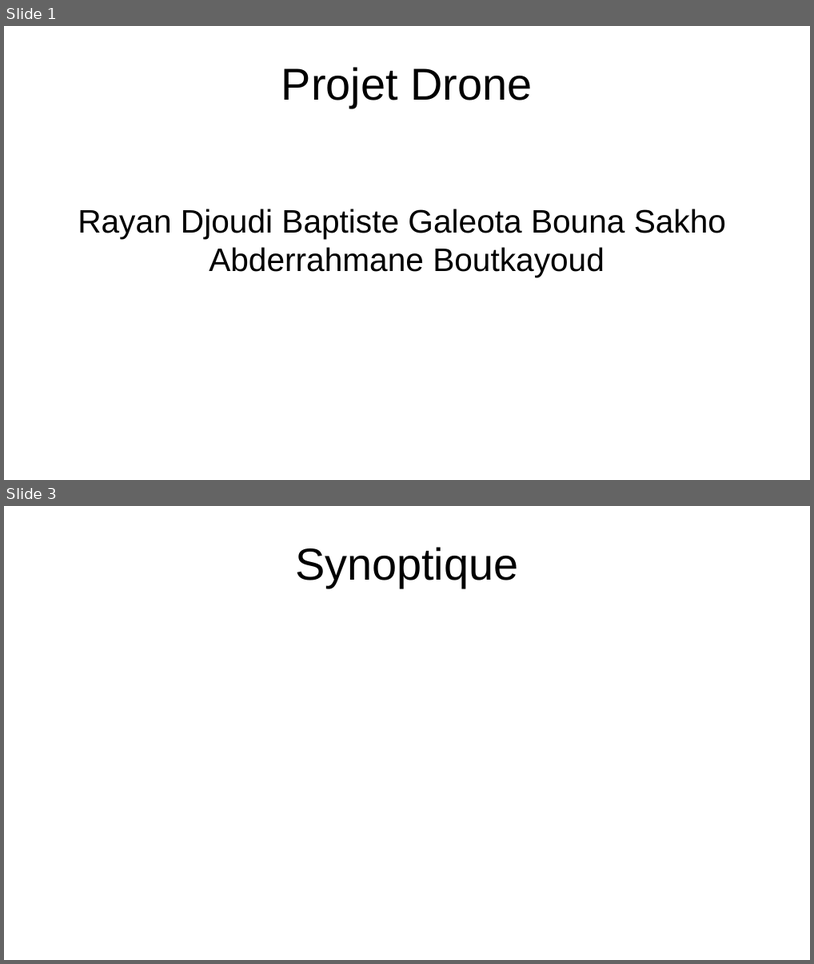
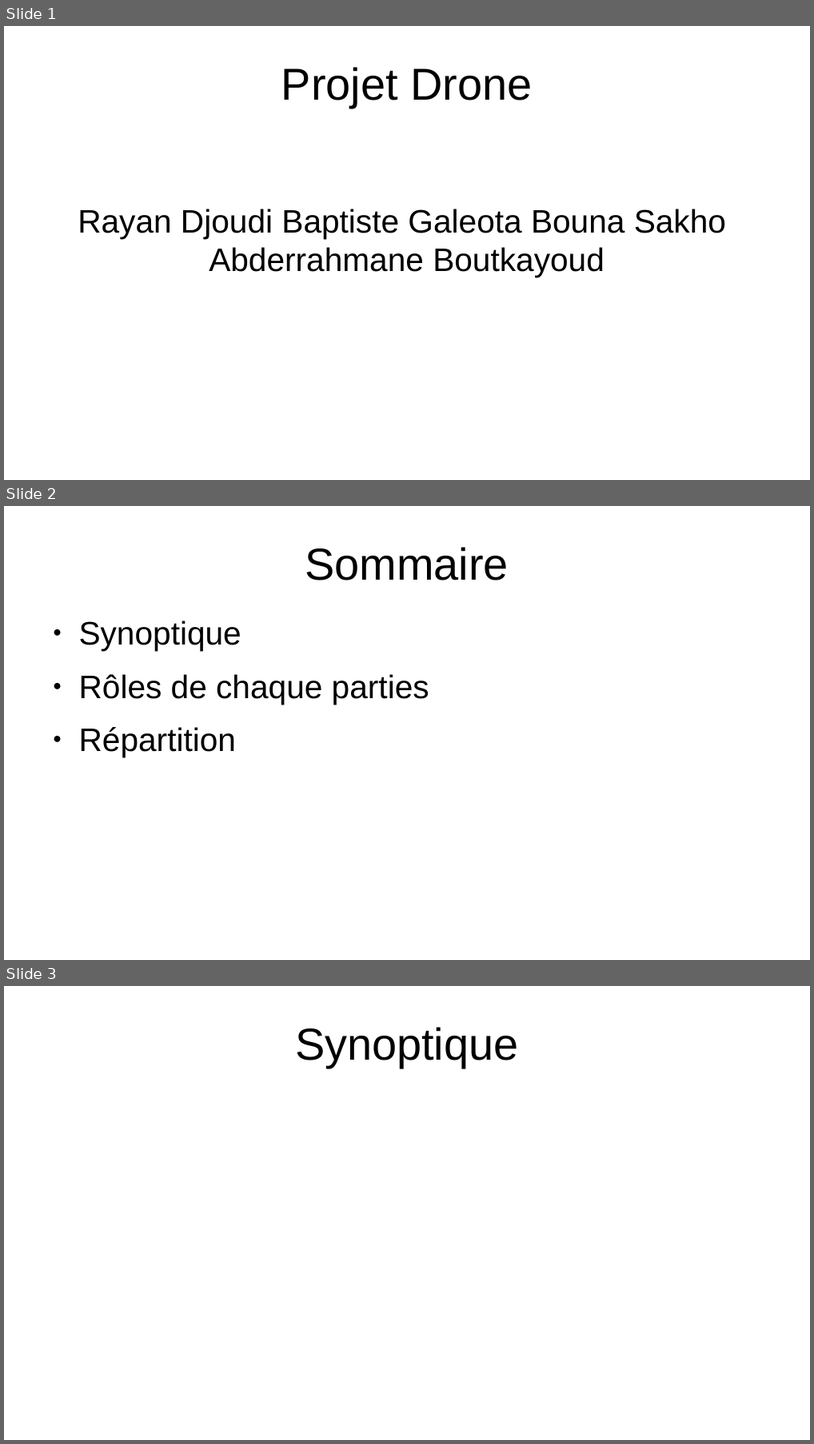
Before and after one commit to Letsuchinoko/Projet_Drone, a slide deck: Documents/Présentation drone.odp. Shown one above the other, each under a label of ours: slides 1 and 3 before the commit, slides 1, 2 and 3 after it; the slides between them are not shown. The pictures are 814x964 and 814x1444 pixels, drawn with LibreOffice and Linux fonts; fonts in the diff are those of the drawing. Boxes give left, top, right and bottom in pixels: in the first picture for what was removed or moved away, otherwise in the second. Text is boxed around its words. In the diff, an @@ line names an element or a change of style, - is before the commit and + after.

```diff
--- a/Documents/Présentation drone.odp
+++ b/Documents/Présentation drone.odp
@@ slide 2 added at bbox=[4, 506, 810, 960], background #FFFFFF @@
@@ title added at bbox=[306, 547, 509, 580], 44 pt, text #000000 @@
+Sommaire
@@ text added at bbox=[79, 620, 430, 757], 32 pt, text #000000 @@
+● Synoptique
+● Rôles de chaque parties
+● Répartition
```
Also in this commit, not shown: 5 other slides added, 1 slide removed, 2 other files.
